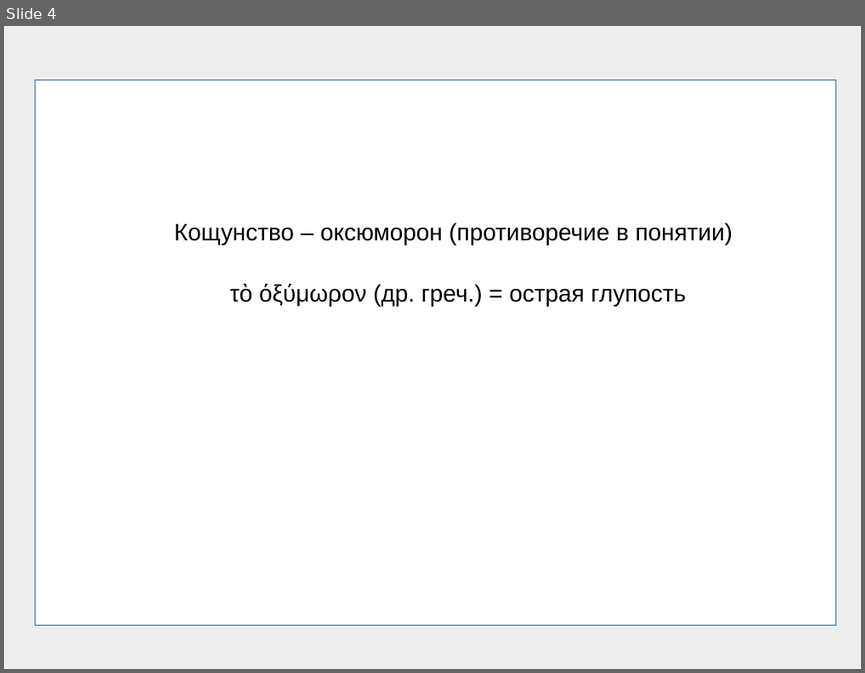
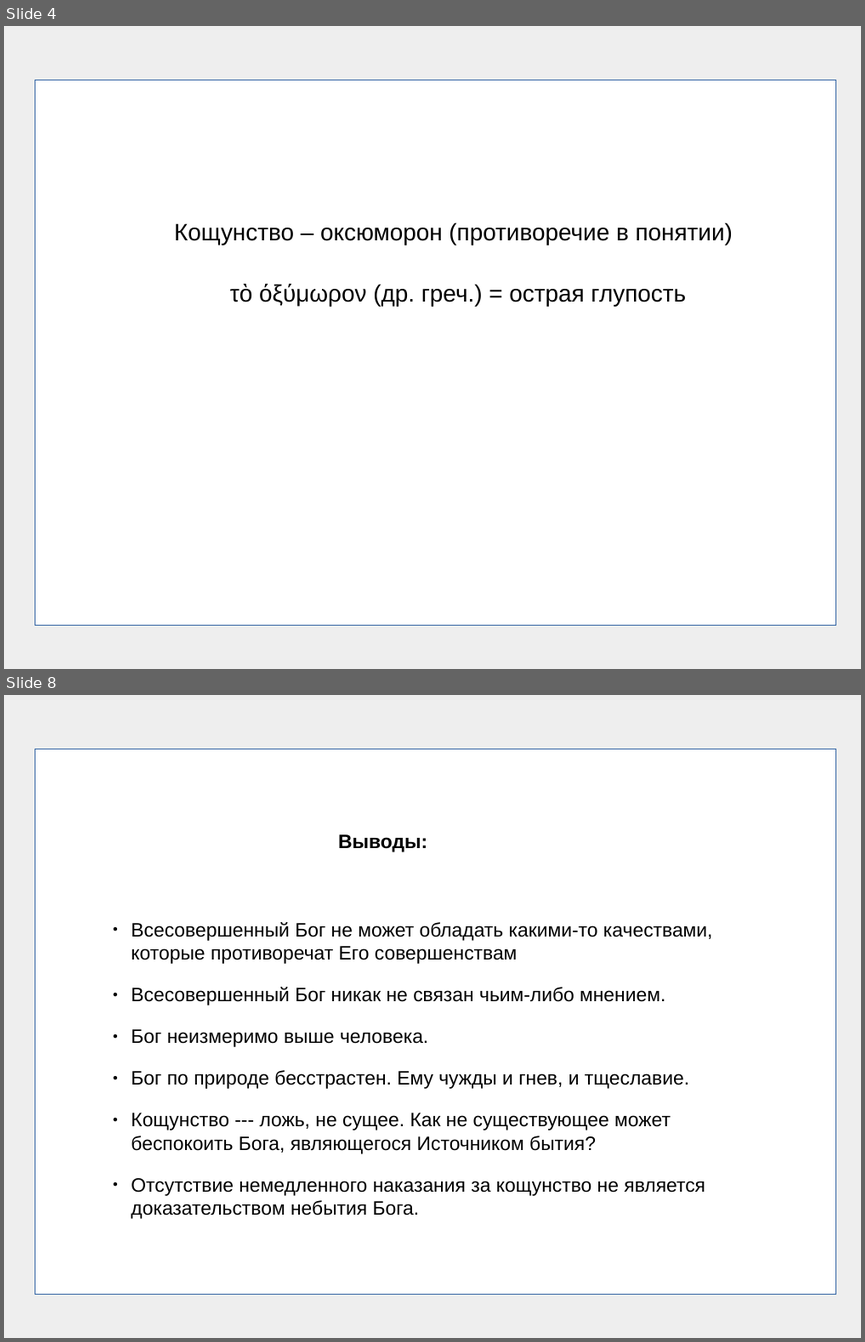
Before and after one commit to frpaul/ob, a slide deck: presentations/blasphemy01.odp. Shown one above the other, each under a label of ours: slide 4 before the commit, slides 4 and 8 after it; the slides between them are not shown. The pictures are 865x673 and 865x1342 pixels, drawn with LibreOffice and Linux fonts; fonts in the diff are those of the drawing. Boxes give left, top, right and bottom in pixels: in the first picture for what was removed or moved away, otherwise in the second. Text is boxed around its words. In the diff, an @@ line names an element or a change of style, - is before the commit and + after.

```diff
--- a/presentations/blasphemy01.odp
+++ b/presentations/blasphemy01.odp
@@ slide 8 added at bbox=[4, 695, 861, 1338], background #EEEEEE @@
@@ rectangle added at bbox=[35, 749, 836, 1293], fill #FFFFFF, outline #3465A4 0 pt @@
@@ text added at bbox=[338, 834, 427, 852], 18 pt, text #000000, bold @@
+Выводы:
@@ text added at bbox=[131, 922, 713, 1219], 18 pt, text #000000 @@
+● Всесовершенный Бог не может обладать какими-то качествами, которые противоречат Его совершенствам
+● Всесовершенный Бог никак не связан чьим-либо мнением.
+● Бог неизмеримо выше человека.
+● Бог по природе бесстрастен. Ему чужды и гнев, и тщеславие.
+● Кощунство --- ложь, не сущее. Как не существующее может беспокоить Бога, являющегося Источником бытия?
+● Отсутствие немедленного наказания за кощунство не является доказательством небытия Бога.
```
Also in this commit, not shown: 3 slides changed, 10 other slides added, 2 slides removed, 5 other files.
